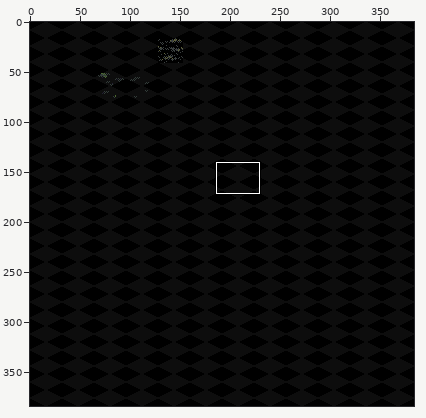
Edited in one commit: pixel-art file (asset/test..aseprite). Above, an overview of the earlier version with the close-up marked.
Close-up. Before the edit:
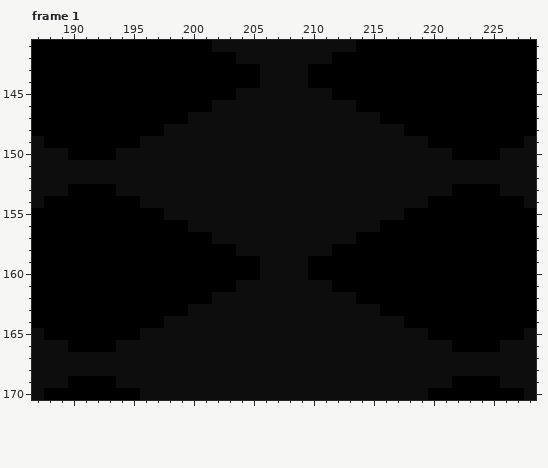
384x384 pixels, 1 frame. Shown: frame 1: x 187..228, y 141..170. The commit also changed other frames or places, which this record leaves out.
Now the later version:
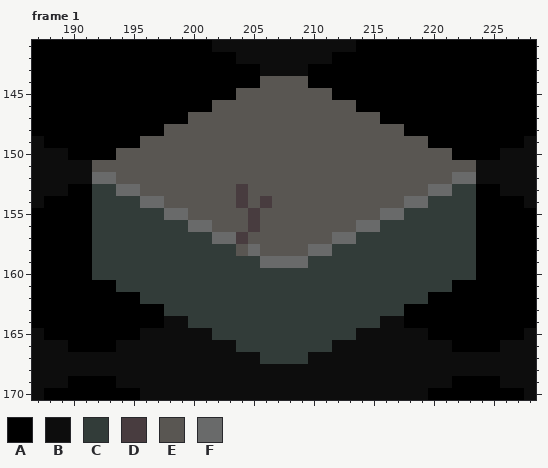
Palette (. is transparent): A #000000  B #0d0d0d  C #323c39  D #483c3f  E #595652  F #696a6a
Change:
--- frame 1, layer "Layer 1"
@@ x 187..228 @@
 143 AAAAAAAAAAAAAAAAAAABBBBAAAAAAAAAAAAAAAAAAA
-144 AAAAAAAAAAAAAAAAAAABBBBAAAAAAAAAAAAAAAAAAA
-145 AAAAAAAAAAAAAAAAABBBBBBBBAAAAAAAAAAAAAAAAA
-146 AAAAAAAAAAAAAAABBBBBBBBBBBBAAAAAAAAAAAAAAA
-147 AAAAAAAAAAAAABBBBBBBBBBBBBBBBAAAAAAAAAAAAA
-148 AAAAAAAAAAABBBBBBBBBBBBBBBBBBBBAAAAAAAAAAA
-149 BAAAAAAAABBBBBBBBBBBBBBBBBBBBBBBBAAAAAAAAB
-150 BBBAAAABBBBBBBBBBBBBBBBBBBBBBBBBBBBAAAABBB
-151 BBBBBBBBBBBBBBBBBBBBBBBBBBBBBBBBBBBBBBBBBB
-152 BBBBBBBBBBBBBBBBBBBBBBBBBBBBBBBBBBBBBBBBBB
-153 BBBAAAABBBBBBBBBBBBBBBBBBBBBBBBBBBBAAAABBB
-154 BAAAAAAAABBBBBBBBBBBBBBBBBBBBBBBBAAAAAAAAB
-155 AAAAAAAAAAABBBBBBBBBBBBBBBBBBBBAAAAAAAAAAA
-156 AAAAAAAAAAAAABBBBBBBBBBBBBBBBAAAAAAAAAAAAA
-157 AAAAAAAAAAAAAAABBBBBBBBBBBBAAAAAAAAAAAAAAA
-158 AAAAAAAAAAAAAAAAABBBBBBBBAAAAAAAAAAAAAAAAA
-159 AAAAAAAAAAAAAAAAAAABBBBAAAAAAAAAAAAAAAAAAA
-160 AAAAAAAAAAAAAAAAAAABBBBAAAAAAAAAAAAAAAAAAA
-161 AAAAAAAAAAAAAAAAABBBBBBBBAAAAAAAAAAAAAAAAA
-162 AAAAAAAAAAAAAAABBBBBBBBBBBBAAAAAAAAAAAAAAA
-163 AAAAAAAAAAAAABBBBBBBBBBBBBBBBAAAAAAAAAAAAA
-164 AAAAAAAAAAABBBBBBBBBBBBBBBBBBBBAAAAAAAAAAA
-165 BAAAAAAAABBBBBBBBBBBBBBBBBBBBBBBBAAAAAAAAB
-166 BBBAAAABBBBBBBBBBBBBBBBBBBBBBBBBBBBAAAABBB
-167 BBBBBBBBBBBBBBBBBBBBBBBBBBBBBBBBBBBBBBBBBB
+144 AAAAAAAAAAAAAAAAAAAEEEEAAAAAAAAAAAAAAAAAAA
+145 AAAAAAAAAAAAAAAAAEEEEEEEEAAAAAAAAAAAAAAAAA
+146 AAAAAAAAAAAAAAAEEEEEEEEEEEEAAAAAAAAAAAAAAA
+147 AAAAAAAAAAAAAEEEEEEEEEEEEEEEEAAAAAAAAAAAAA
+148 AAAAAAAAAAAEEEEEEEEEEEEEEEEEEEEAAAAAAAAAAA
+149 BAAAAAAAAEEEEEEEEEEEEEEEEEEEEEEEEAAAAAAAAB
+150 BBBAAAAEEEEEEEEEEEEEEEEEEEEEEEEEEEEAAAABBB
+151 BBBBBEEEEEEEEEEEEEEEEEEEEEEEEEEEEEEEEBBBBB
+152 BBBBBFFEEEEEEEEEEEEEEEEEEEEEEEEEEEEFFBBBBB
+153 BBBAACCFFEEEEEEEEDEEEEEEEEEEEEEEEFFCCAABBB
+154 BAAAACCCCFFEEEEEEDEDEEEEEEEEEEEFFCCCCAAAAB
+155 AAAAACCCCCCFFEEEEEDEEEEEEEEEEFFCCCCCCAAAAA
+156 AAAAACCCCCCCCFFEEEDEEEEEEEEFFCCCCCCCCAAAAA
+157 AAAAACCCCCCCCCCFFDEEEEEEEFFCCCCCCCCCCAAAAA
+158 AAAAACCCCCCCCCCCCEFEEEEFFCCCCCCCCCCCCAAAAA
+159 AAAAACCCCCCCCCCCCCCFFFFCCCCCCCCCCCCCCAAAAA
+160 AAAAACCCCCCCCCCCCCCCCCCCCCCCCCCCCCCCCAAAAA
+161 AAAAAAACCCCCCCCCCCCCCCCCCCCCCCCCCCCAAAAAAA
+162 AAAAAAAAACCCCCCCCCCCCCCCCCCCCCCCCAAAAAAAAA
+163 AAAAAAAAAAACCCCCCCCCCCCCCCCCCCCAAAAAAAAAAA
+164 AAAAAAAAAAABBCCCCCCCCCCCCCCCCBBAAAAAAAAAAA
+165 BAAAAAAAABBBBBBCCCCCCCCCCCCBBBBBBAAAAAAAAB
+166 BBBAAAABBBBBBBBBBCCCCCCCCBBBBBBBBBBAAAABBB
+167 BBBBBBBBBBBBBBBBBBBCCCCBBBBBBBBBBBBBBBBBBB
 168 BBBBBBBBBBBBBBBBBBBBBBBBBBBBBBBBBBBBBBBBBB
